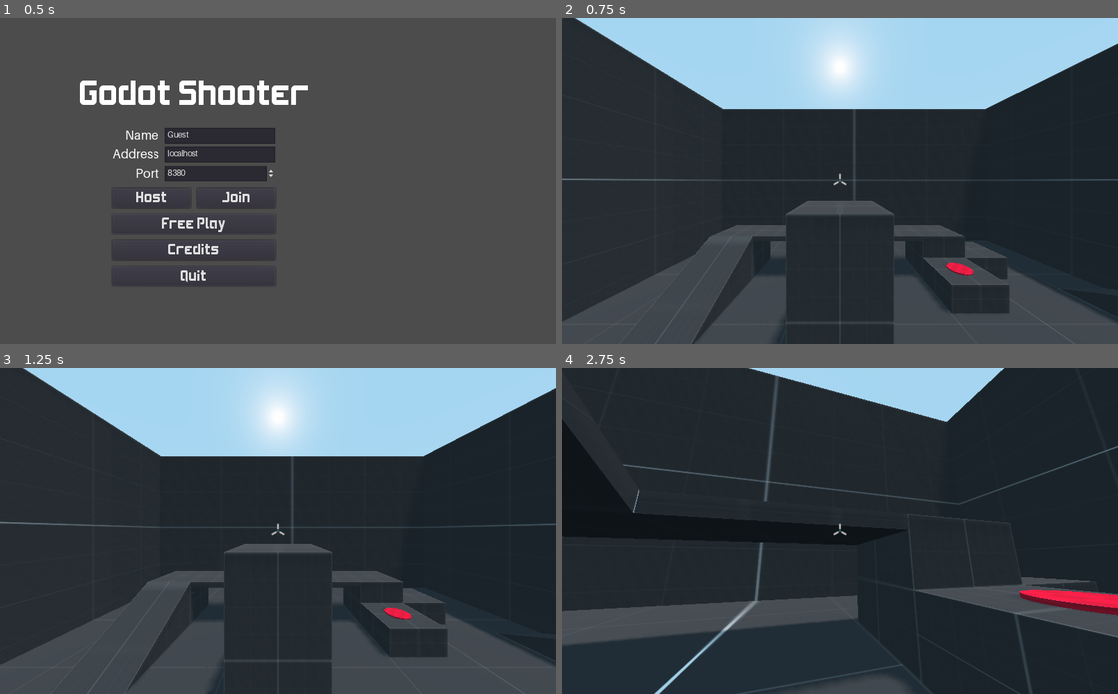
Above: before the commit, frames 1-4 (two rows, left to right).
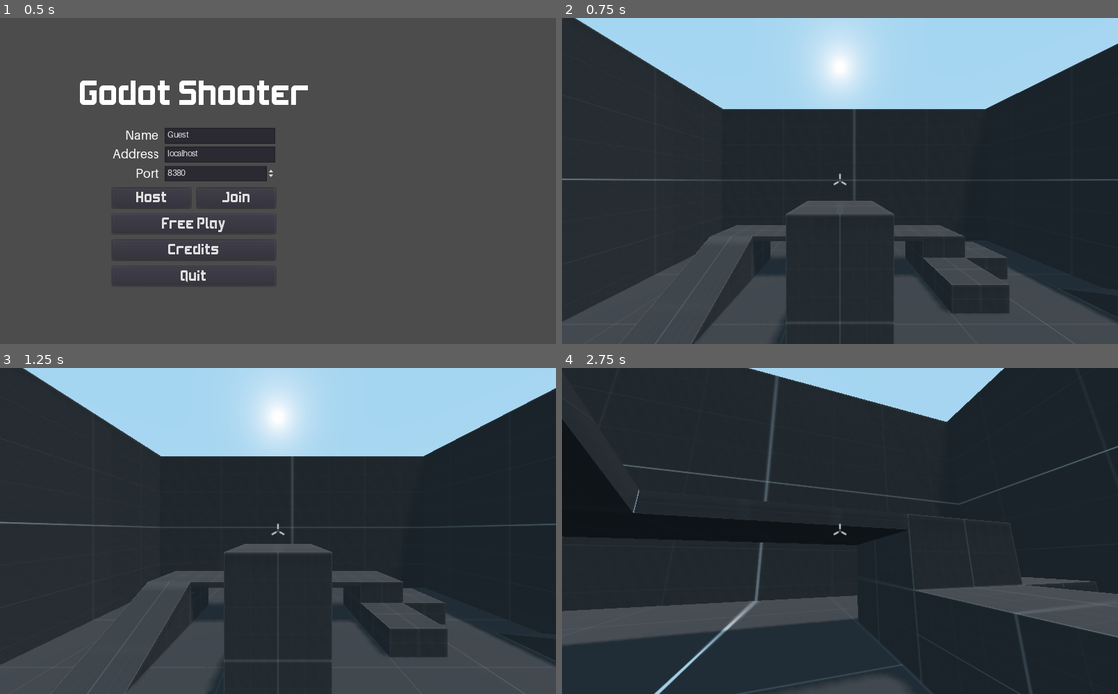
Above: after the commit, the same moments.

Repository: kdreese/godot-3D-shooter-project
Game: Godot game, scene res://src/states/Menu.tscn
Same seed, same stepped clock (60 frames per second), same inputs: the game is played once before the commit and once after it.
Inputs (mouse positions are in pixels of both pictures, inside the frame that each line leads up to):
- Up to frame 1 (0.5 s): no input
- Up to frame 2 (0.75 s): click "Free Play" at 0.5 s
- Up to frame 3 (1.25 s): no input
- Up to frame 4 (2.75 s): tap Enter at 1.25 s; move the mouse to (867, 531) at 1.27 s; press the mouse at (867, 531) at 1.28 s; hold W (move_forwards) from 1.28 s (still down); tap Space (jump) at 1.52, 2.27 s; move the mouse to (812, 531) at 2.02 s; release the mouse at (812, 531) at 2.03 s; click (812, 531) at 2.1 s

Frame 1 is identical in both runs. In frame 2, 0.1% of the frame differs, in the area x 69-74%, y 75-80%; in frame 3, 0.1%; in frame 4, 0.9%, in the area x 82-100%, y 68-76%.

Commit message:
Added target syncing.

Diff:
--- a/src/states/Game.gd
+++ b/src/states/Game.gd
@@ -7,23 +7,18 @@
 
 func _ready() -> void:
 	randomize()
-	var selfPeerID = get_tree().get_network_unique_id()
 	var curr_level := preload("res://src/levels/Level.tscn").instance() as Spatial
 	add_child(curr_level)
-	var spawn_point := curr_level.get_node("PlayerSpawnPoint") as Position3D
-	var my_player := preload("res://src/objects/Player.tscn").instance() as KinematicBody
-	my_player.set_name(str(selfPeerID))
-	my_player.set_network_master(selfPeerID)
-	my_player.get_node("Camera").current = true
-	get_node("/root/Game/Players").add_child(my_player)
-	my_player.translation = spawn_point.translation
 	store_target_data()
-	spawn_targets()
-	Input.mouse_mode = Input.MOUSE_MODE_CAPTURED
-	pause_menu.hide()
 
-	for p in MultiplayerInfo.player_info.keys():
-		spawn_peer_player(p)
+	if get_tree().is_network_server():
+		var targets = select_targets()
+		spawn_targets(targets)
+		rpc("spawn_targets", targets)
+
+	spawn_player()
+	for player_id in MultiplayerInfo.player_info.keys():
+		spawn_peer_player(player_id)
 
 
 func _input(event: InputEvent) -> void:
@@ -34,9 +29,11 @@
 func on_target_destroy() -> void:
 	var targets = get_tree().get_nodes_in_group("Targets")
 	var num_targets = len(targets)
-	if num_targets <= 1:
+	if num_targets <= 1 and get_tree().is_network_server():
 		# This is the last target that was hit (will be freed during this frame).
-		spawn_targets()
+		var new_targets = select_targets()
+		spawn_targets(new_targets)
+		rpc("spawn_targets", new_targets)
 
 
 func store_target_data() -> void:
@@ -47,28 +44,47 @@
 		target.queue_free()
 
 
-# Spawn a few targets spread throughout the level.
-func spawn_targets() -> void:
+func select_targets() -> Array:
 	# Generate a list of indices into the transform list corresponding to targets to spawn.
 	var num_targets = randi() % 3 + 2 # Random integer in [2, 5]
 	var indices = []
+	var transforms = []
 	for _i in range(num_targets):
 		var index = randi() % len(target_transforms)
 		# If we get a duplicate, try again
 		while index in indices:
 			index = randi() % len(target_transforms)
 		indices.append(index)
-	# Now that we have the list, start spawning targets
-	for index in indices:
+		transforms.append(target_transforms[index])
+	return transforms
+
+
+# Spawn a few targets spread throughout the level.
+func spawn_targets(transforms: Array) -> void:
+	var idx = 0
+	for transform in transforms:
 		var target := preload("res://src/objects/Target.tscn").instance() as Area
-		target.transform = target_transforms[index]
+		target.transform = transform
+		target.set_name(str(idx))
 		var error = target.connect("target_destroyed", self, "on_target_destroy")
 		assert(not error)
 		get_node("Level/Targets").add_child(target)
+		idx += 1
 
 
-remote func spawn_peer_player(p) -> void:
+func spawn_player() -> void:
+	var self_peer_id = get_tree().get_network_unique_id()
+	var my_player := preload("res://src/objects/Player.tscn").instance() as KinematicBody
+	my_player.set_name(str(self_peer_id))
+	my_player.set_network_master(self_peer_id)
+	my_player.get_node("Camera").current = true
+	my_player.translation = get_node("Level/PlayerSpawnPoint").translation
+	get_node("Players").add_child(my_player)
+	Input.mouse_mode = Input.MOUSE_MODE_CAPTURED
+
+
+remote func spawn_peer_player(player_id) -> void:
 	var player = preload("res://src/objects/Player.tscn").instance() as KinematicBody
-	player.set_name(str(p))
-	player.set_network_master(p)
-	get_node("/root/Game/Players").add_child(player)
+	player.set_name(str(player_id))
+	player.set_network_master(player_id)
+	get_node("Players").add_child(player)
--- a/src/states/Game.tscn
+++ b/src/states/Game.tscn
@@ -27,5 +27,6 @@
 
 [node name="PauseMenu" parent="UI" instance=ExtResource( 3 )]
 unique_name_in_owner = true
+visible = false
 
 [node name="Players" type="Node" parent="."]
